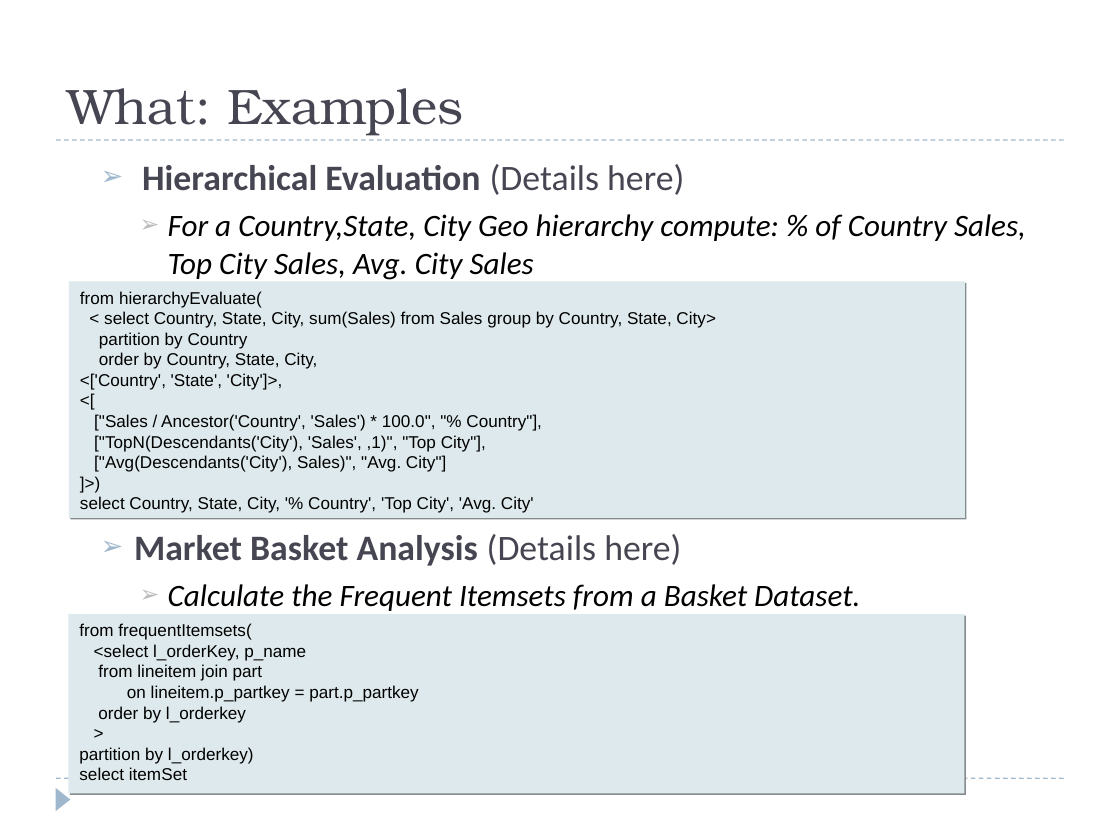
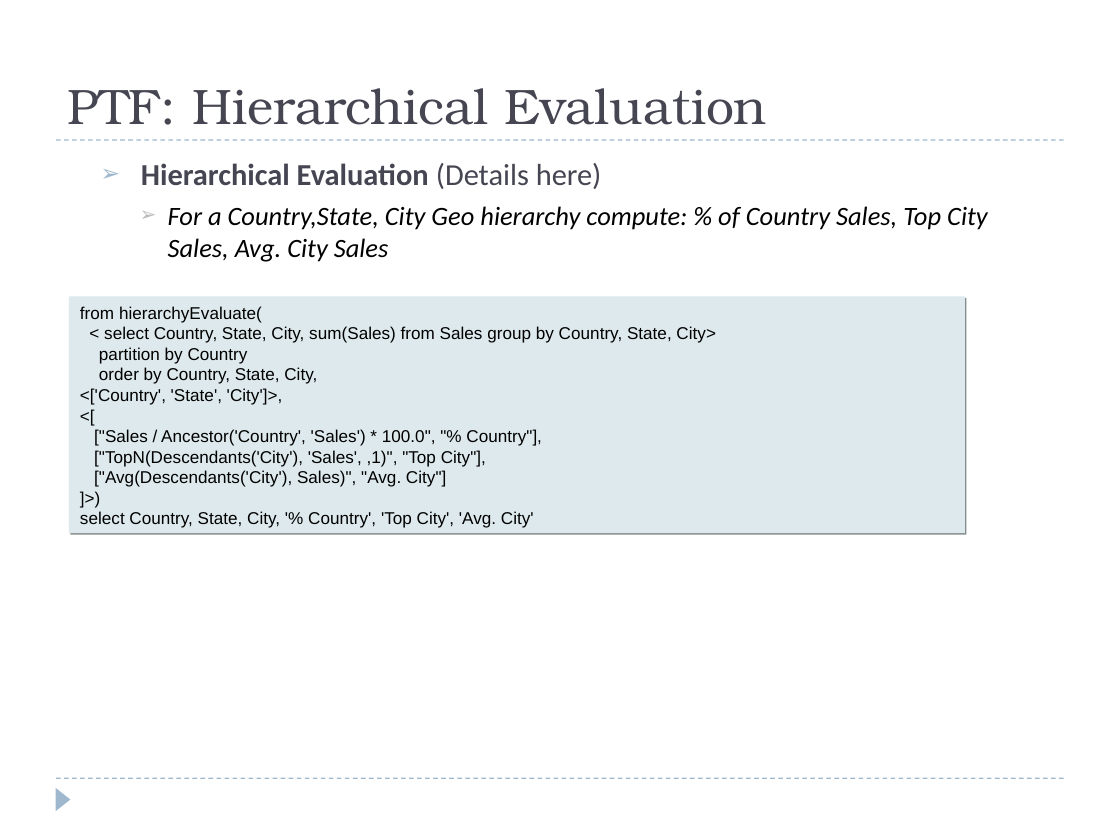
Before and after one commit to hbutani/SQLWindowing, a slide deck: slide 15 of docs/SQW.ppt (slide 6 before the commit). Drawn at 1120x840 pixels with LibreOffice and Linux fonts; fonts in the diff are those of the drawing. Boxes give left, top, right and bottom in pixels: in the first picture for what was removed or moved away, otherwise in the second. Text is boxed around its words. In the diff, an @@ line names an element or a change of style, - is before the commit and + after.

```diff
--- a/docs/SQW.ppt
+++ b/docs/SQW.ppt
@@ title at (67, 88, 766, 125): text changed @@
-What: Examples
+PTF: Hierarchical Evaluation
@@ text "Hierarchical Evaluation (Details here)" at (141, 163, 988, 262): size 23 to 19.6 pt in "Hierarchical Evaluation (Details here)"; size 20 to 17 pt in "For a Country,State, City Geo hierarchy compute: ..." @@
@@ rectangle "from hierarchyEvaluate(": place and size @@
-rectangle "from hierarchyEvaluate(" at (69, 281, 965, 517)
+rectangle "from hierarchyEvaluate(" at (69, 297, 965, 533)
@@ text at (134, 534, 860, 611): paragraphs removed @@
-  ➢ Market Basket Analysis (Details here)
-    ➢ Calculate the Frequent Itemsets from a Basket Dataset.
@@ rectangle removed at (68, 614, 964, 793) @@
-from frequentItemsets(
-<select l_orderKey, p_name
-from lineitem join part
-on lineitem.p_partkey = part.p_partkey
-order by l_orderkey
->
-partition by l_orderkey)
-select itemSet
```
Also in this commit, not shown: 4 other slides changed, 13 slides added.
